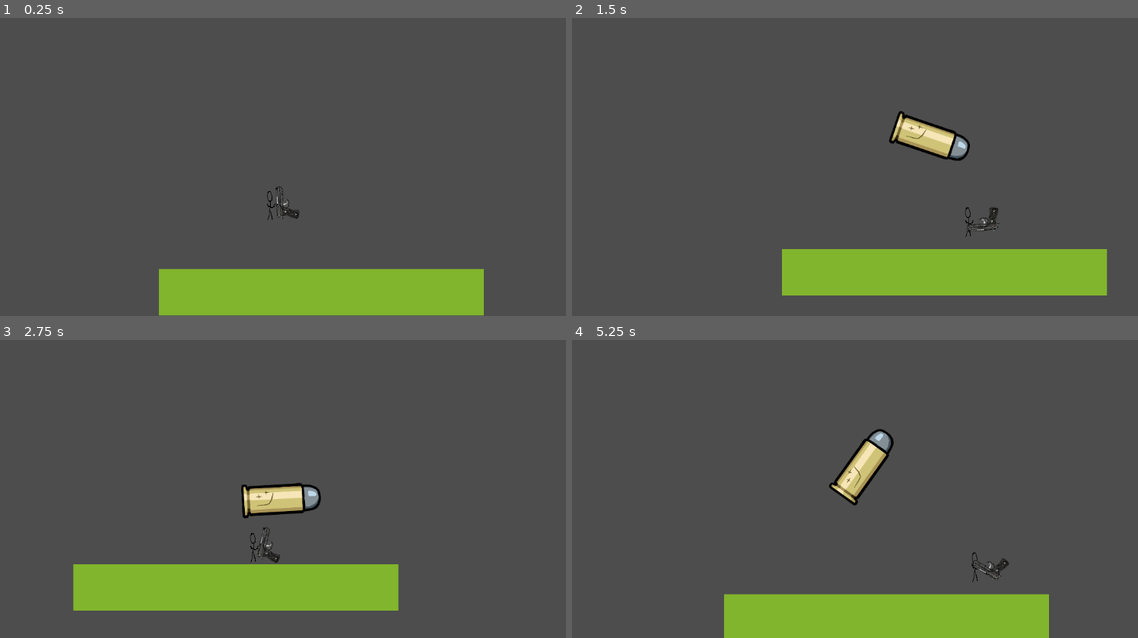
Above: before the commit, frames 1-4 (two rows, left to right).
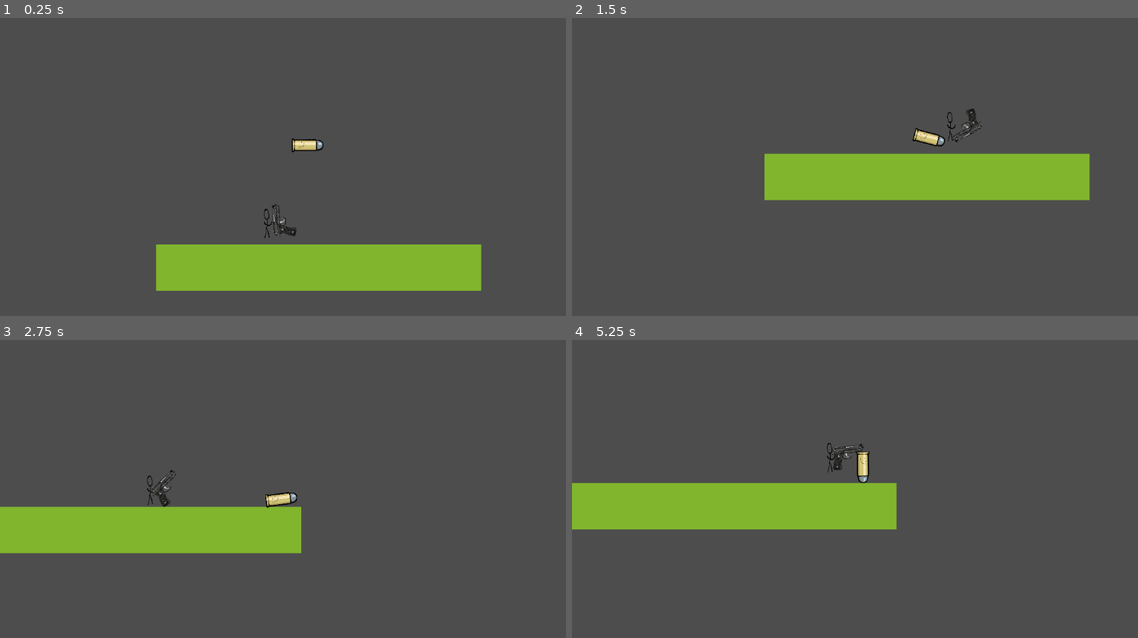
Above: after the commit, the same moments.

Repository: Panda248/Emu-War
Game: Godot game, scene res://scenes/World.tscn
Same seed, same stepped clock (60 frames per second), same inputs: the game is played once before the commit and once after it.
Inputs (mouse positions are in pixels of both pictures, inside the frame that each line leads up to):
- Up to frame 1 (0.25 s): no input
- Up to frame 2 (1.5 s): move the mouse to (1007, 128) at 0.52 s; hold D (move_right) from 0.53 s (still down); click (1007, 128) at 0.6 s; tap W (jump) at 0.77 s; move the mouse to (753, 161) at 1.27 s; click (753, 161) at 1.35 s
- Up to frame 3 (2.75 s): tap W (jump) at 1.52 s; move the mouse to (362, 393) at 2.02 s; release D (move_right) at 2.03 s; hold A (move_left) from 2.03 s (still down); click (362, 393) at 2.1 s
- Up to frame 4 (5.25 s): move the mouse to (843, 536) at 2.77 s; release A (move_left) at 2.78 s; hold D (move_right) 2.78-4.28 s; click (843, 536) at 2.85 s; tap W (jump) at 3.02, 3.77, 4.52 s; move the mouse to (1058, 518) at 3.52 s; click (1058, 518) at 3.6 s; move the mouse to (690, 417) at 4.27 s; hold A (move_left) 4.28-5.03 s; click (690, 417) at 4.35 s; move the mouse to (905, 468) at 5.02 s; hold D (move_right) from 5.03 s (still down); click (905, 468) at 5.1 s

The runs differ from the first frame. In frame 1, 10% of the frame differs, in the area x 27-86%, y 40-100%; in frame 2, 19%, in the area x 34-95%, y 30-94%; in frame 3, 19%; in frame 4, 19%.

Commit message:
gun go pew pew

Diff:
--- a/Gun.gd
+++ b/Gun.gd
@@ -5,7 +5,6 @@
 func _ready():
 	pass # Replace with function body.
 
-
 # Called every frame. 'delta' is the elapsed time since the previous frame.
 func _process(delta):
 	var angleTo = global_position.direction_to(get_global_mouse_position()).angle()
--- a/Gun.tscn
+++ b/Gun.tscn
@@ -10,4 +10,4 @@
 texture = ExtResource("2_oyyue")
 
 [node name="Point" type="Marker2D" parent="."]
-position = Vector2(75, -57)
+position = Vector2(115, -59)
--- a/scenes/Bullet.tscn
+++ b/scenes/Bullet.tscn
@@ -8,6 +8,7 @@
 height = 302.0
 
 [node name="Bullet" type="CharacterBody2D"]
+scale = Vector2(0.4, 0.4)
 script = ExtResource("1_cr3hc")
 
 [node name="Sprite2D" type="Sprite2D" parent="."]
--- a/scenes/World.tscn
+++ b/scenes/World.tscn
@@ -196,6 +196,6 @@
 layer_0/tile_data = PackedInt32Array(1703911, 0, 0, 1769447, 0, 0, 1834983, 0, 0, 1900519, 0, 0, 1966055, 0, 0, 2031591 …(8797 unchanged characters)…
 
 [node name="Bullet" parent="." instance=ExtResource("1_d5ma5")]
-visible = false
 
 [node name="Player" parent="." instance=ExtResource("5_yeevo")]
+position = Vector2(-2, 257)
--- a/scripts/World.gd
+++ b/scripts/World.gd
@@ -7,7 +7,7 @@
 
 func _process(delta):
 	if Input.is_action_just_pressed("shoot"):
-		$Bullet.position.x = $Player/Gun/Point.position.x
-		$Bullet.position.y = $Player/Gun/Point.position.y
+		$Bullet.position.x = $Player/Gun/Point.global_position.x
+		$Bullet.position.y = $Player/Gun/Point.global_position.y
 		player = $Bullet
 		player.visible = true
